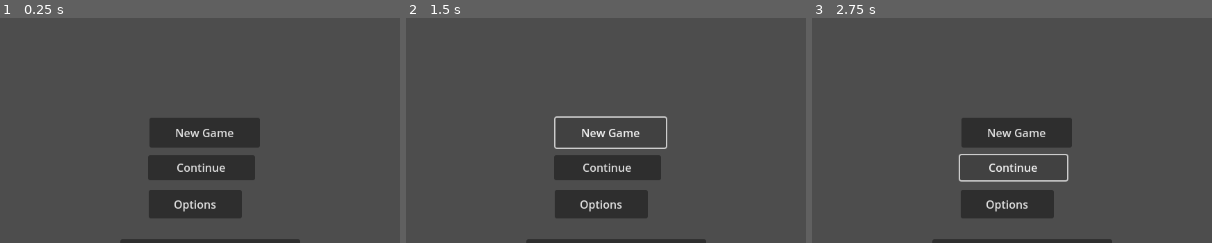
Above: before the commit, frames 1-3 (left to right).
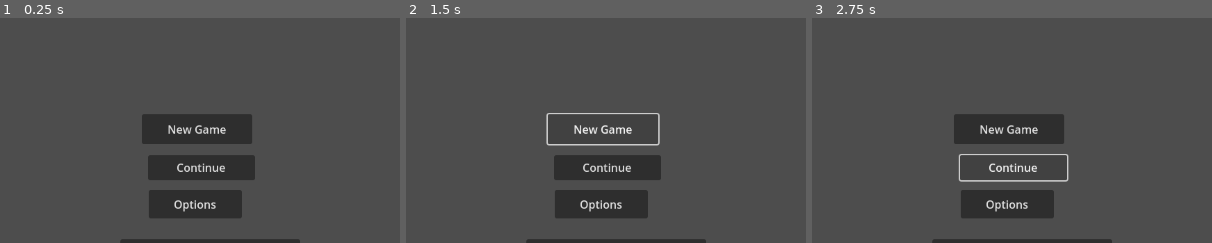
Above: after the commit, the same moments.

Repository: Perfs123/Housing-Crisis-Simulator
Game: Godot game, scene res://menu.tscn
Same seed, same stepped clock (60 frames per second), same inputs: the game is played once before the commit and once after it.
Inputs:
- Up to frame 1 (0.25 s): no input
- Up to frame 2 (1.5 s): click "New Game" at 0.5 s; click "New Game" at 1.25 s
- Up to frame 3 (2.75 s): click "Continue" at 2 s
The pictures show only the part of the screen within x 19-69%, y 2-52%; the shares and areas given below are measured in that part.

The runs differ from the first frame. In frame 1, 1.7% of the frame differs, in the area x 35-65%, y 42-58%; in frame 2, 1.6%; in frame 3, 1.7%.

Commit message:
test-tablet

Diff:
--- a/menu.tscn
+++ b/menu.tscn
@@ -17,10 +17,10 @@
 
 [node name="newGame" type="Button" parent="."]
 layout_mode = 0
-offset_left = 436.0
-offset_top = 158.0
-offset_right = 595.0
-offset_bottom = 201.0
+offset_left = 425.0
+offset_top = 153.0
+offset_right = 584.0
+offset_bottom = 196.0
 text = "New Game"
 
 [node name="continue" type="Button" parent="."]
